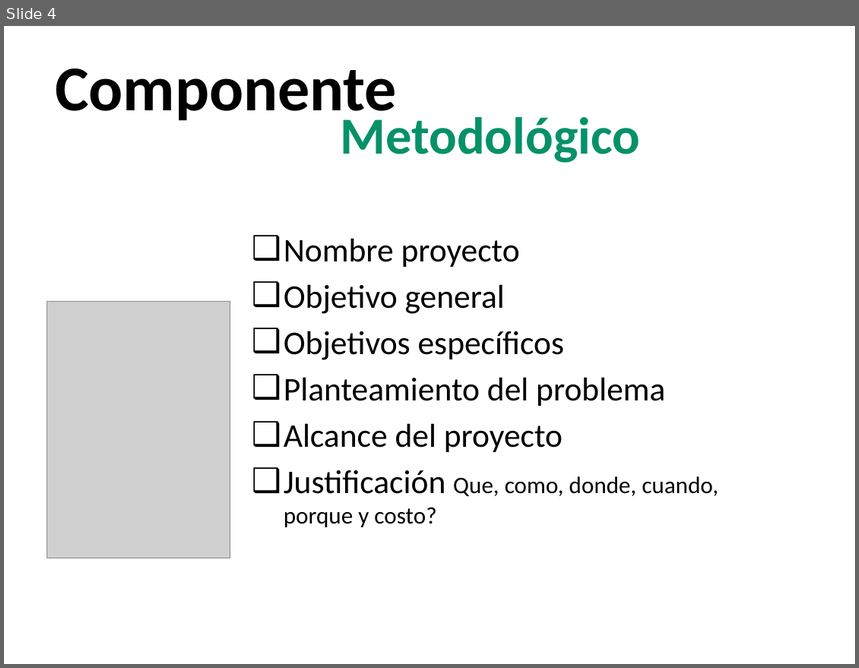
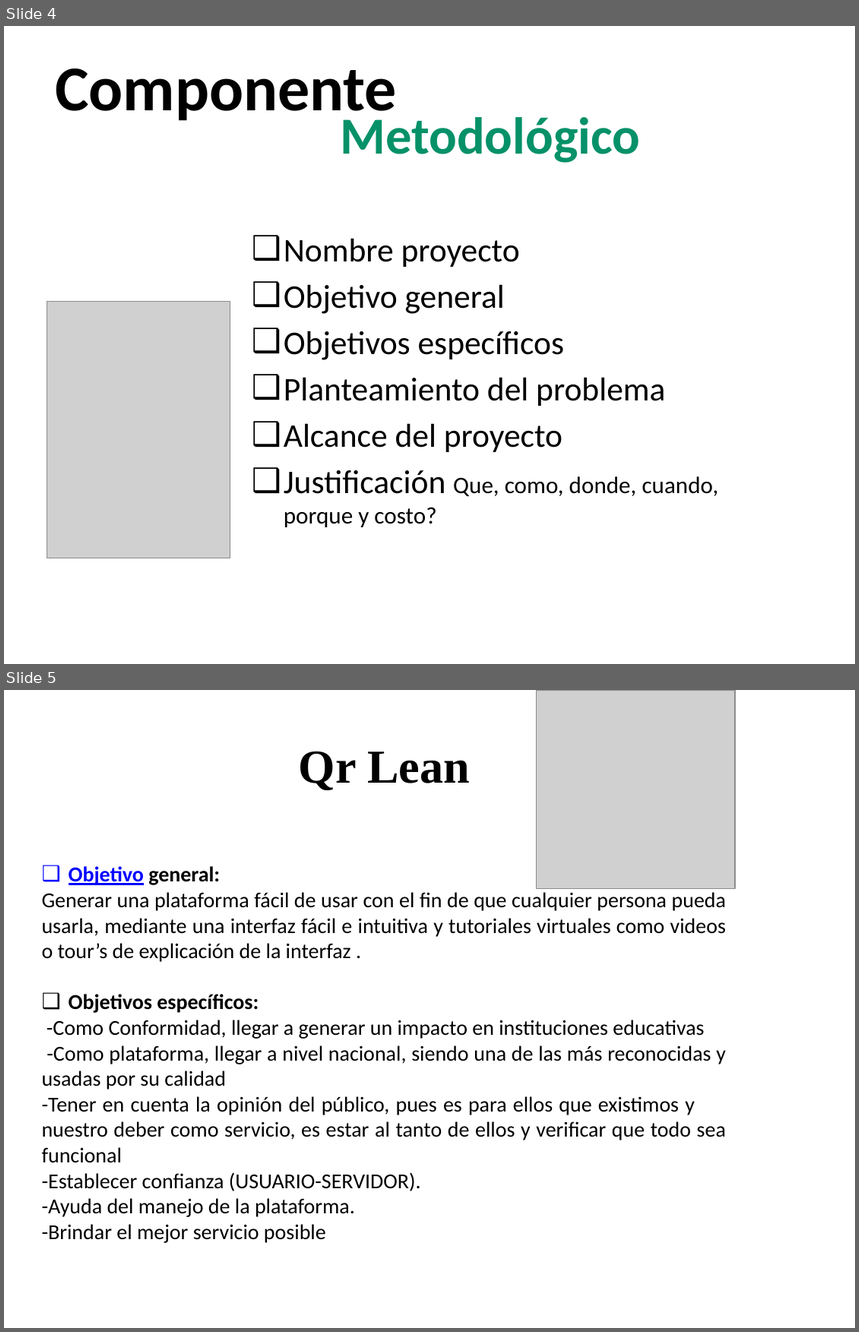
Before and after one commit to Qrlean/Proyecto, a slide deck: presentacionProyecto.pptx. Shown one above the other, each under a label of ours: slide 4 before the commit, slides 4 and 5 after it. The pictures are 859x668 and 859x1332 pixels, drawn with LibreOffice and Linux fonts; fonts in the diff are those of the drawing; grey boxes stand for pictures; background and template pictures are left out. Boxes give left, top, right and bottom in pixels: in the first picture for what was removed or moved away, otherwise in the second. Text is boxed around its words. In the diff, an @@ line names an element or a change of style, - is before the commit and + after.

Commit message:
pptx

```diff
--- a/presentacionProyecto.pptx
+++ b/presentacionProyecto.pptx
@@ slide 5 added at (4,690,855,1328), background picture (left out) @@
@@ picture added at (537,690,735,888) @@
@@ text added at (42,751,726,1243), 18 pt, text #000000 @@
+Qr Lean
+❑ Objetivo general:
+Generar una plataforma fácil de usar con el fin de que cualquier persona pueda usarla, mediante una interfaz fácil e intuitiva y tutoriales virtuales como videos o tour’s de explicación de la interfaz .
+❑ Objetivos específicos:
+-Como Conformidad, llegar a generar un impacto en instituciones educativas
+-Como plataforma, llegar a nivel nacional, siendo una de las más reconocidas y usadas por su calidad
+-Tener en cuenta la opinión del público, pues es para ellos que existimos y nuestro deber como servicio, es estar al tanto de ellos y verificar que todo sea funcional
+-Establecer confianza (USUARIO-SERVIDOR).
+-Ayuda del manejo de la plataforma.
+-Brindar el mejor servicio posible
```
Also in this commit, not shown: 1 slide changed, 16 other slides added, 3 other files.
